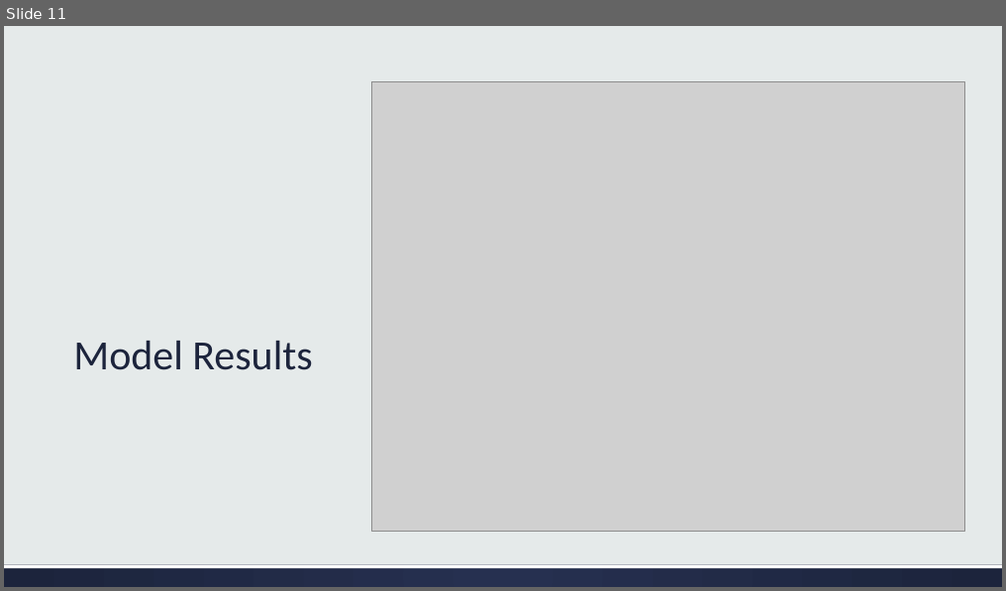
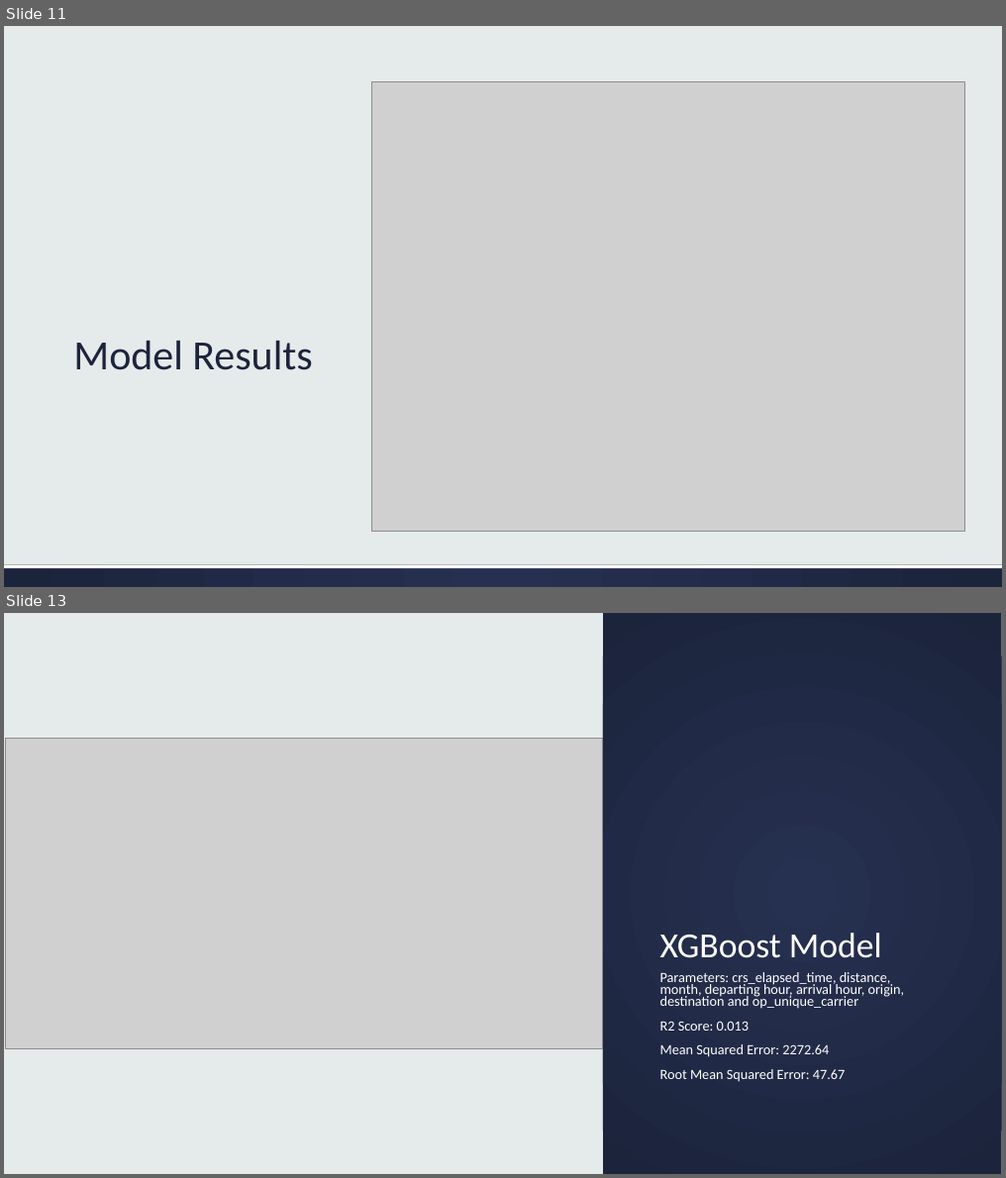
Before and after one commit to JohnathanJack/Predicting-Flight-Delays, a slide deck: Flight_delay.pptx. Shown one above the other, each under a label of ours: slide 11 before the commit, slides 11 and 13 after it; the slides between them are not shown. The pictures are 1006x591 and 1006x1178 pixels, drawn with LibreOffice and Linux fonts; fonts in the diff are those of the drawing; grey boxes stand for pictures. Boxes give left, top, right and bottom in pixels: in the first picture for what was removed or moved away, otherwise in the second. Text is boxed around its words. In the diff, an @@ line names an element or a change of style, - is before the commit and + after.

```diff
--- a/Flight_delay.pptx
+++ b/Flight_delay.pptx
@@ slide 13 added at box(4, 613, 1002, 1174), background #E5EAEA @@
@@ rectangle added at box(603, 613, 1002, 1174), fill gradient #263050 to #1D243C @@
@@ picture added at box(5, 738, 603, 1049) @@
@@ title added at box(660, 933, 882, 959), 34 pt, text #FFFFFF @@
+XGBoost Model
@@ text added at box(660, 972, 905, 1082), 13.6 pt, text #FFFFFF @@
+Parameters: crs_elapsed_time, distance, month, departing hour, arrival hour, origin, destination and op_unique_carrier
+R2 Score: 0.013
+Mean Squared Error: 2272.64
+Root Mean Squared Error: 47.67
```
Also in this commit, not shown: 2 other slides added, 1 slide removed, 4 other files.
